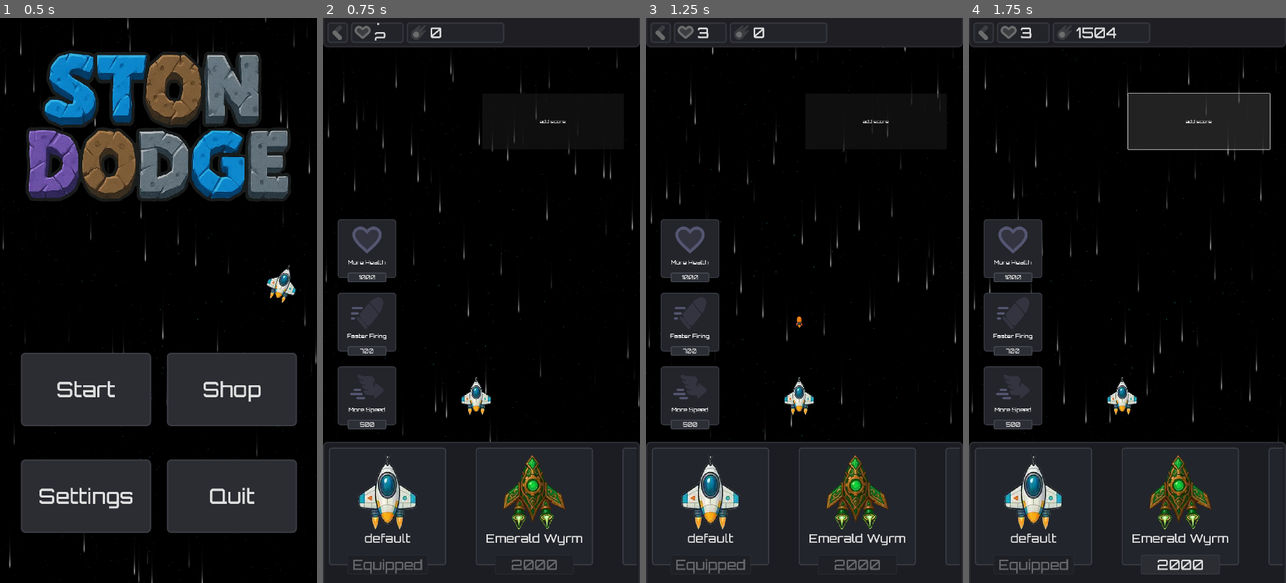
Above: before the commit, frames 1-4 (left to right).
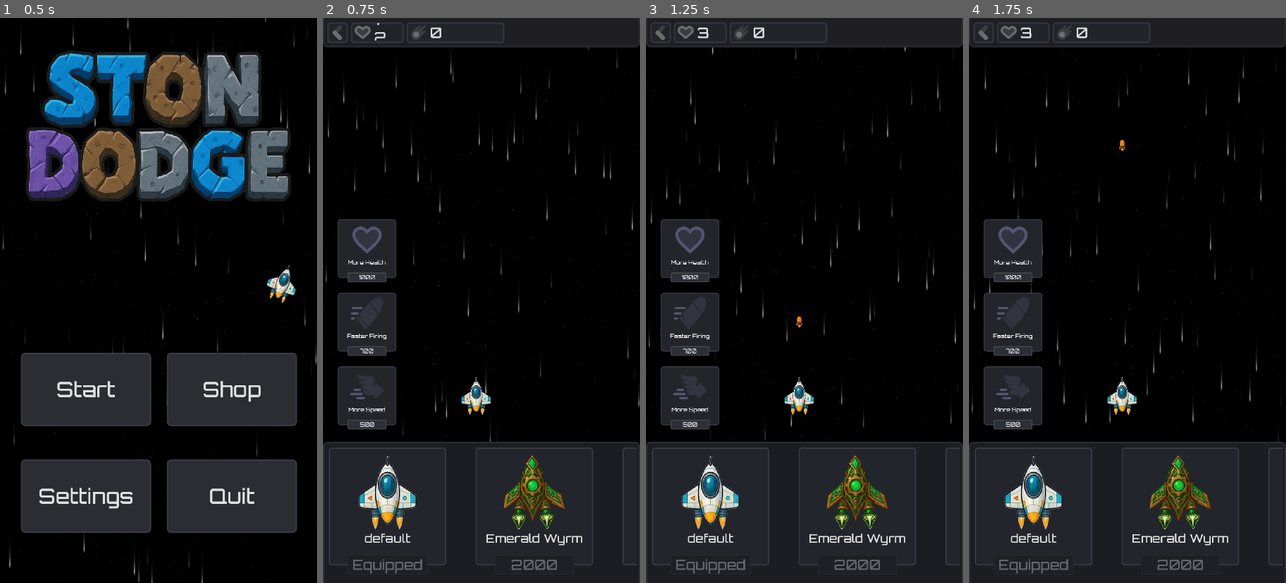
Above: after the commit, the same moments.

Repository: MjavadH/StonDodge
Game: Godot game, scene res://UI/StartMenu/start.tscn
Two runs of this game, one before a commit and one after it. Both use one fixed random seed, a clock stepped at 60 frames per second and the inputs below. Sound files missing from this copy of the repository are replaced by a short silence.
Inputs (mouse positions are in pixels of both pictures, inside the frame that each line leads up to):
- Up to frame 1 (0.5 s): no input
- Up to frame 2 (0.75 s): click "Shop" at 0.5 s
- Up to frame 3 (1.25 s): no input
- Up to frame 4 (1.75 s): click (1200, 119) at 1.25 s, where only the run before the commit has a clickable "add score"

Frame 1 is identical in both runs. In frame 2, less than 0.1% of the frame differs, in the area x 53-78%, y 14-24%; in frame 3, less than 0.1%; in frame 4, 4.9%, in the area x 33-96%, y 1-98%.

Commit message:
Remove debug button from shop screen

Diff:
--- a/UI/Shop/ShopScreen.gd
+++ b/UI/Shop/ShopScreen.gd
@@ -97,8 +97,3 @@
 
 func _on_back_button_pressed() -> void:
 	get_tree().change_scene_to_file("res://UI/StartMenu/start.tscn")
-
-func _on_button_pressed() -> void:
-	GameManager.add_score_from_enemy(2000)
-	GameManager.finalize_run()
-	_update_displays()
--- a/UI/Shop/ShopScreen.tscn
+++ b/UI/Shop/ShopScreen.tscn
@@ -283,13 +283,5 @@
 autowrap_mode = 2
 script = ExtResource("4_r3ry5")
 
-[node name="Button" type="Button" parent="."]
-offset_left = 542.0
-offset_top = 257.0
-offset_right = 1025.0
-offset_bottom = 446.0
-text = "add score"
-
 [connection signal="timeout" from="ShootTimer" to="." method="_on_shoot_timer_timeout"]
 [connection signal="pressed" from="Status/MarginContainer/HFlowContainer/BackPanel/BackButton" to="." method="_on_back_button_pressed"]
-[connection signal="pressed" from="Button" to="." method="_on_button_pressed"]
